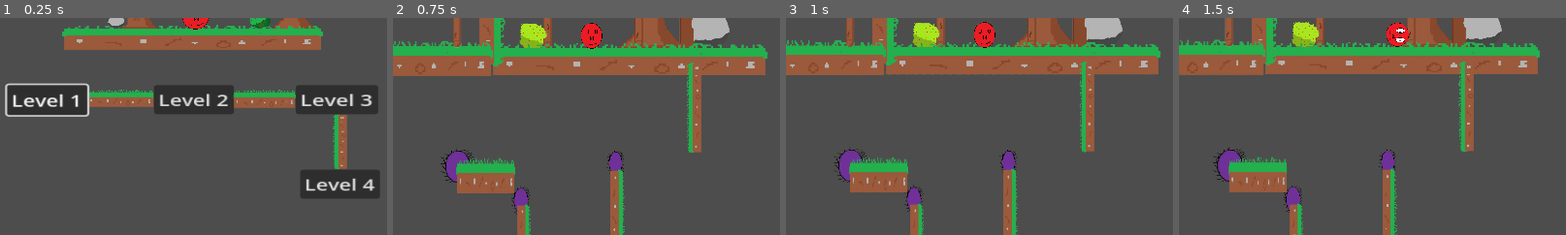
Above: before the commit, frames 1-4 (left to right).
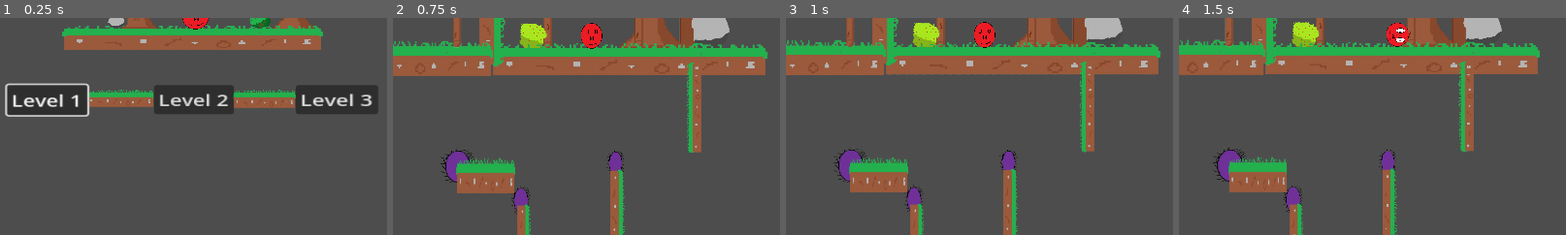
Above: after the commit, the same moments.

Repository: Mahnwe/TheBallThatWasUwU
Game: Godot game, scene res://Scenes/menu.tscn
Same seed, same stepped clock (60 frames per second), same inputs: the game is played once before the commit and once after it.
Inputs (mouse positions are % of the whole screen's width and height, from its top left):
- Up to frame 1 (0.25 s): no input
- Up to frame 2 (0.75 s): click "Level 1" at 0.5 s
- Up to frame 3 (1 s): no input
- Up to frame 4 (1.5 s): tap Enter at 1.25 s; move the mouse to (72, 45) at 1.27 s; hold D (move_right) from 1.28 s (still down); tap X (dash) at 1.35 s; click (72, 45) at 1.42 s
The pictures show only the part of the screen within x 24-74%, y 49-98%; the shares and areas given below are measured in that part.

The runs differ from the first frame. In frame 1, 3.3% of the frame differs, in the area x 77-98%, y 44-84%; in frame 2, nothing differs; in frame 3, nothing differs; in frame 4, nothing differs.

Commit message:
Put "Demo" objects

Diff:
--- /dev/null
+++ b/Scenes/demo.tscn
@@ -0,0 +1,11 @@
+[gd_scene load_steps=2 format=3 uid="uid://u2l2p1akcs6s"]
+
+[ext_resource type="Script" path="res://Scripts/demo.gd" id="1_0kdsc"]
+
+[node name="DemoLabel" type="Label"]
+z_index = 3
+offset_right = 40.0
+offset_bottom = 23.0
+theme_override_font_sizes/font_size = 50
+text = "DEMO"
+script = ExtResource("1_0kdsc")
--- a/Scenes/menu.tscn
+++ b/Scenes/menu.tscn
@@ -9,6 +9,7 @@
 [ext_resource type="PackedScene" uid="uid://be8h04flewf2h" path="res://Scenes/tree.tscn" id="6_ilarj"]
 [ext_resource type="PackedScene" uid="uid://doy0e7jnl2886" path="res://Scenes/wall.tscn" id="8_ar47r"]
 [ext_resource type="Texture2D" uid="uid://uxl3y05r1kun" path="res://Arts/CrossCloseSprite/CrossClose.png" id="9_ch5om"]
+[ext_resource type="PackedScene" uid="uid://u2l2p1akcs6s" path="res://Scenes/demo.tscn" id="10_snf4e"]
 
 [node name="Menu" type="Control"]
 custom_minimum_size = Vector2(1920, 1080)
@@ -113,6 +114,7 @@
 position = Vector2(1186, 473)
 
 [node name="Level4Button" type="Button" parent="." groups=["MenuButtons"]]
+visible = false
 z_index = 2
 layout_mode = 0
 offset_left = 1210.0
@@ -130,6 +132,7 @@
 text = "Level 4"
 
 [node name="Wall" parent="." instance=ExtResource("8_ar47r")]
+visible = false
 position = Vector2(1406, 758)
 rotation = 1.5708
 scale = Vector2(0.44, 1.44)
@@ -157,6 +160,13 @@
 theme_override_font_sizes/font_size = 25
 text = "Quit game"
 
+[node name="Demo" parent="." instance=ExtResource("10_snf4e")]
+layout_mode = 1
+offset_left = 871.0
+offset_top = 267.0
+offset_right = 1021.0
+offset_bottom = 336.0
+
 [connection signal="gui_input" from="Level1Button" to="." method="_on_level_1_button_gui_input"]
 [connection signal="pressed" from="Level1Button" to="." method="_on_level_1_button_pressed"]
 [connection signal="gui_input" from="Level2Button" to="." method="_on_level_2_button_gui_input"]
--- /dev/null
+++ b/Scripts/demo.gd
@@ -0,0 +1,19 @@
+extends Label
+
+
+# Called when the node enters the scene tree for the first time.
+func _ready():
+	demo_label_flashing()
+
+
+# Called every frame. 'delta' is the elapsed time since the previous frame.
+func _process(_delta):
+	pass
+
+func demo_label_flashing():
+	self.show()
+	while(true):
+		self.hide()
+		await get_tree().create_timer(0.8).timeout;
+		self.show()
+		await get_tree().create_timer(0.8).timeout;
--- a/Scripts/player.gd
+++ b/Scripts/player.gd
@@ -19,7 +19,7 @@
 var can_double_jump
 var number_of_jumps
 
-func _physics_process(delta):
+func _physics_process(_delta):
 	check_for_player_movement()
 	check_if_player_is_on_floor()
 	check_if_player_is_not_on_floor()
Not shown: 1 places in Scenes/menu.tscn that only renumber resources
